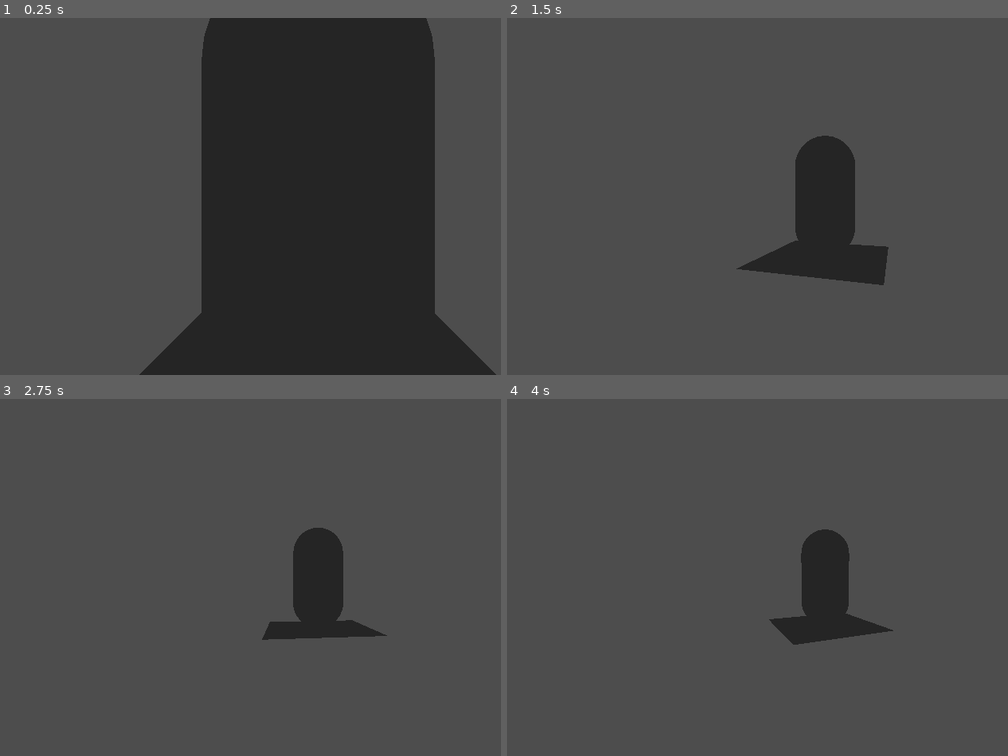
Above: before the commit, frames 1-4 (two rows, left to right).
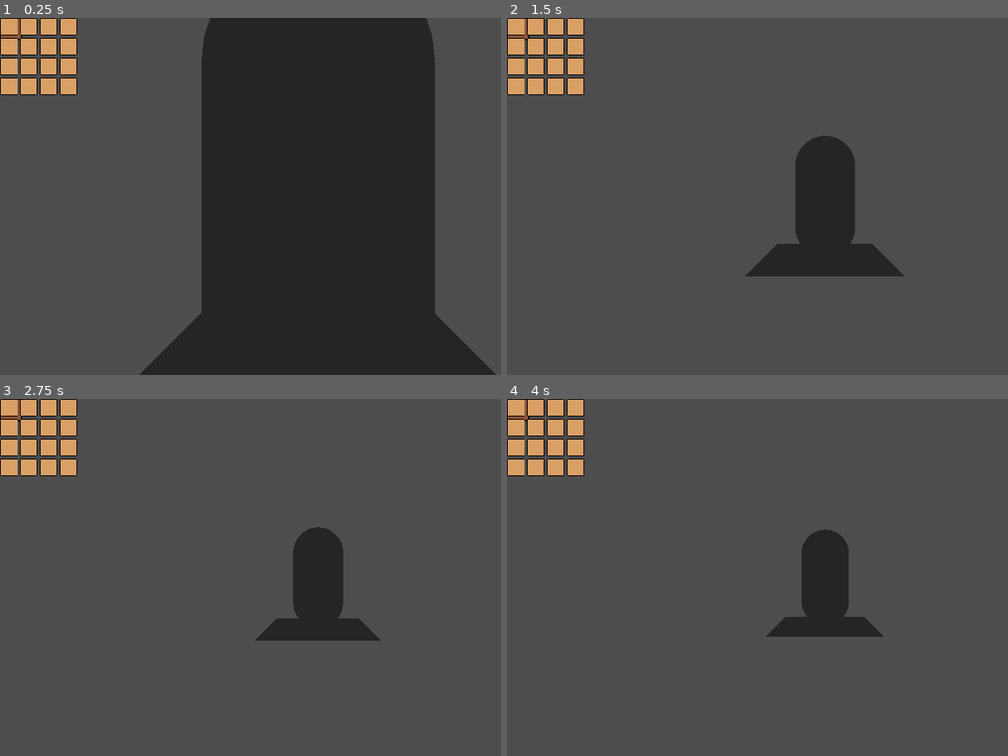
Above: after the commit, the same moments.

Repository: Into-The-Maze/arkanyx-nv
Game: Godot game, scene res://Scenes/world.tscn
Same seed, same stepped clock (60 frames per second), same inputs: the game is played once before the commit and once after it.
Inputs (mouse positions are in pixels of both pictures, inside the frame that each line leads up to):
- Up to frame 1 (0.25 s): no input
- Up to frame 2 (1.5 s): move the mouse to (857, 196) at 0.52 s; move the mouse to (792, 196) at 1.27 s
- Up to frame 3 (2.75 s): move the mouse to (335, 570) at 2.02 s
- Up to frame 4 (4 s): move the mouse to (817, 584) at 2.77 s; move the mouse to (872, 581) at 3.52 s

The runs differ from the first frame. In frame 1, 2.8% of the frame differs, in the area x 0-16%, y 0-22%; in frame 2, 3.4%, in the area x 0-80%, y 0-75%; in frame 3, 3.1%; in frame 4, 3.2%.

Commit message:
Functional inventory

Diff:
--- a/Scenes/Inventory/inventory_slot.tscn
+++ b/Scenes/Inventory/inventory_slot.tscn
@@ -1,5 +1,6 @@
-[gd_scene load_steps=2 format=3 uid="uid://cmcstx6fofngt"]
+[gd_scene load_steps=3 format=3 uid="uid://cmcstx6fofngt"]
 
+[ext_resource type="Script" path="res://Scripts/Inventory/inventory_slot.gd" id="1_f2kea"]
 [ext_resource type="Texture2D" uid="uid://jdj6rqb734bp" path="res://Assets/Temporary/inventory_slot_tmp.png" id="1_x43p3"]
 
 [node name="InventorySlot" type="Panel"]
@@ -7,8 +8,20 @@
 custom_minimum_size = Vector2(32, 32)
 offset_right = 32.0
 offset_bottom = 32.0
+script = ExtResource("1_f2kea")
 
 [node name="Texture" type="Sprite2D" parent="."]
 texture_filter = 1
 texture = ExtResource("1_x43p3")
 centered = false
+
+[node name="CenterContainer" type="CenterContainer" parent="."]
+custom_minimum_size = Vector2(32, 32)
+layout_mode = 0
+offset_right = 32.0
+offset_bottom = 32.0
+
+[node name="Panel" type="Panel" parent="CenterContainer"]
+layout_mode = 2
+
+[node name="Item" type="Sprite2D" parent="CenterContainer/Panel"]
--- /dev/null
+++ b/Scenes/Inventory/player_inventory.tres
@@ -0,0 +1,8 @@
+[gd_resource type="Resource" script_class="Inventory" load_steps=3 format=3 uid="uid://etp4v2v1egm7"]
+
+[ext_resource type="Script" path="res://Scripts/Inventory/Item.gd" id="1_txc3r"]
+[ext_resource type="Script" path="res://Scripts/Inventory/Inventory.gd" id="2_wnh1b"]
+
+[resource]
+script = ExtResource("2_wnh1b")
+inventory = Array[ExtResource("1_txc3r")]([null, null, null, null, null, null, null, null, null, null, null, null, null, null, null, null])
--- a/Scenes/character.tscn
+++ b/Scenes/character.tscn
@@ -1,14 +1,10 @@
-[gd_scene load_steps=10 format=3 uid="uid://dp5s7rhrwuaa4"]
+[gd_scene load_steps=9 format=3 uid="uid://dp5s7rhrwuaa4"]
 
 [ext_resource type="Script" path="res://Scripts/Player/player.gd" id="1_auuca"]
 [ext_resource type="Script" path="res://Scripts/Player/springarm.gd" id="1_phgx6"]
 [ext_resource type="Script" path="res://Scripts/Player/camera_interpolation.gd" id="2_6se4h"]
-[ext_resource type="Script" path="res://Scripts/Inventory/Item.gd" id="2_wy2sg"]
-[ext_resource type="Script" path="res://Scripts/Inventory/Inventory.gd" id="3_e1phn"]
-
-[sub_resource type="Resource" id="Resource_3wbku"]
-script = ExtResource("3_e1phn")
-inventory = Array[ExtResource("2_wy2sg")]([null, null, null, null, null, null, null, null, null, null])
+[ext_resource type="Resource" uid="uid://etp4v2v1egm7" path="res://Scenes/Inventory/player_inventory.tres" id="2_p1niv"]
+[ext_resource type="PackedScene" uid="uid://b5m3njv4mbdmo" path="res://Scenes/Inventory/inventory.tscn" id="6_d2h06"]
 
 [sub_resource type="CapsuleShape3D" id="CapsuleShape3D_o4w3w"]
 radius = 0.45
@@ -22,7 +18,7 @@
 [node name="Character" type="Node3D"]
 transform = Transform3D(1, 0, 0, 0, 1, 0, 0, 0, 1, 0, 1, 0)
 script = ExtResource("1_auuca")
-inventory = SubResource("Resource_3wbku")
+inventory = ExtResource("2_p1niv")
 
 [node name="Rigidbody" type="RigidBody3D" parent="."]
 collision_layer = 2
@@ -48,3 +44,6 @@
 spring_length = 5.0
 
 [node name="SpringTarget" type="Node3D" parent="Pivot/SpringArm"]
+
+[node name="Inventory" parent="." instance=ExtResource("6_d2h06")]
+inventory_data = ExtResource("2_p1niv")
--- a/Scripts/Inventory/Inventory_UI.gd
+++ b/Scripts/Inventory/Inventory_UI.gd
@@ -6,10 +6,12 @@
 @onready var background = $Inventory_Background
 @onready var grid = $Inventory_Background/Grid
 
+var slots: Array[Node]
 var is_open: bool
 
 func _ready():
-	close()
+	create()
+	open()
 
 func _input(event):
 	if event.is_action_pressed("toggle_inventory"):
@@ -24,8 +26,12 @@
 	is_open = false
 	visible = false
 
+func update():
+	for i in min(inventory_data.inventory.size(), slots.size()):
+		slots[i].update(inventory_data.inventory[i])
+
 func create():
-	var inv_size = len(inventory_data)
+	var inv_size = inventory_data.inventory.size()
 	if inv_size <= max_one_line_grid_size:
 		grid.columns = inv_size
 	else:
@@ -50,3 +56,7 @@
 	for _i in inv_size:
 		var slot = preload("res://Scenes/Inventory/inventory_slot.tscn").instantiate()
 		grid.add_child(slot)
+
+	slots = grid.get_children()
+
+	#todo! resize background
--- /dev/null
+++ b/Scripts/Inventory/inventory_slot.gd
@@ -0,0 +1,10 @@
+extends Panel
+
+@onready var item_display: Sprite2D = $CenterContainer/Panel/Item
+
+func update(item: Inventory_Item):
+	if !item:
+		item_display.visible = false
+	else:
+		item_display.visible = true
+		item_display.texture = item.icon
